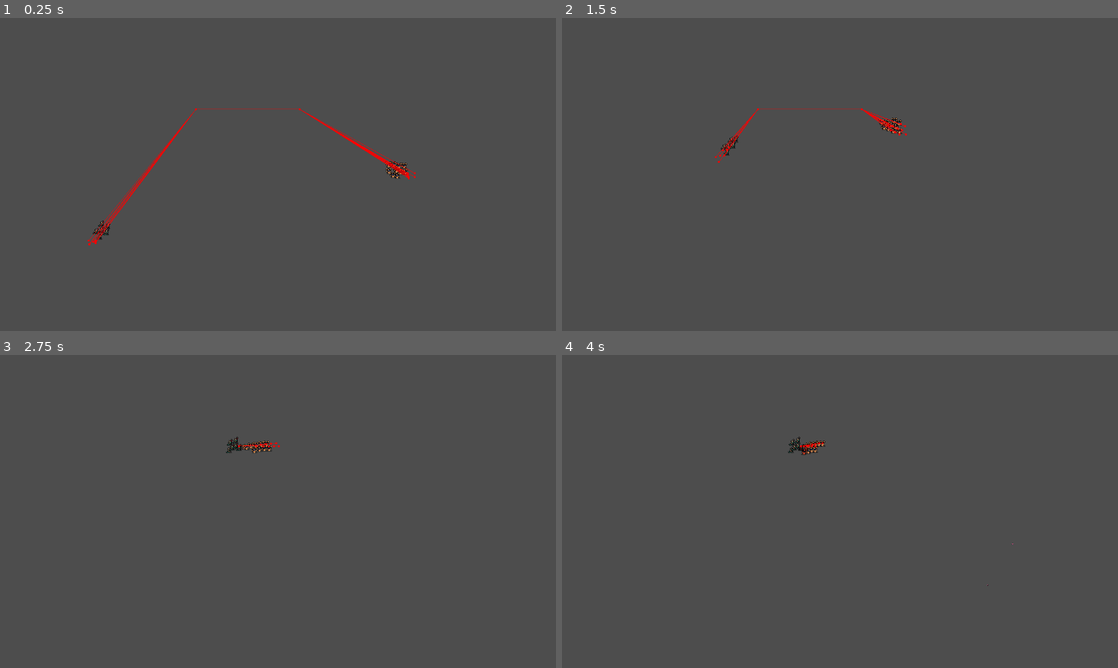
Above: before the commit, frames 1-4 (two rows, left to right).
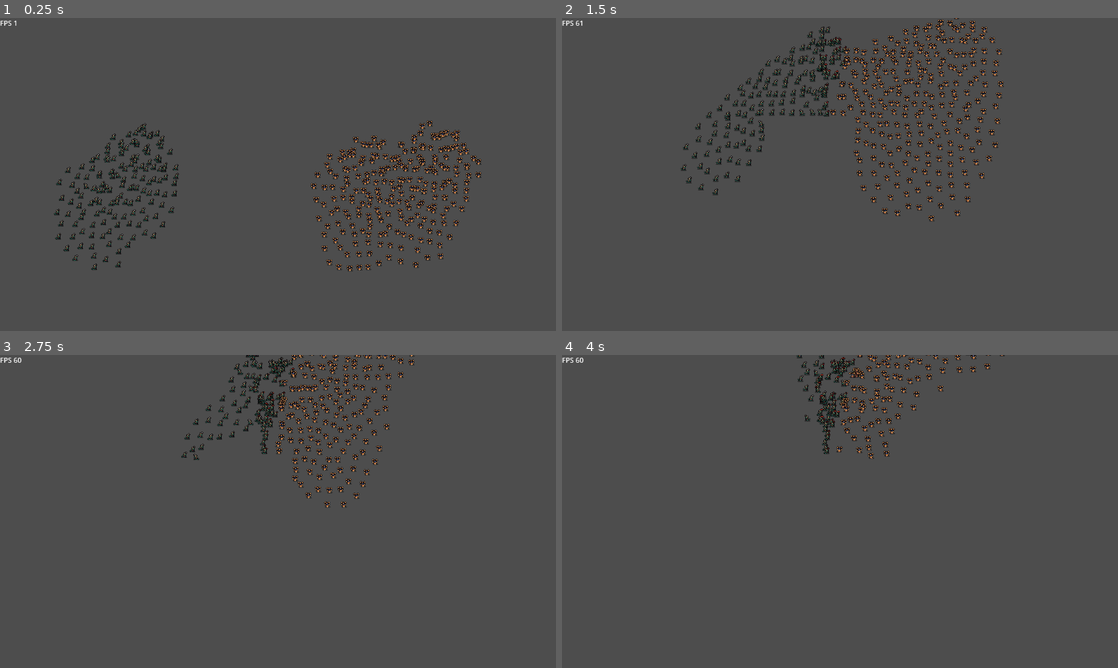
Above: after the commit, the same moments.

Repository: Snayff/nqp3
Game: Godot game, scene res://scenes/stages/combat/stage_combat.tscn
The game is run twice, just before and just after one commit, with the same random seed, the same clock (stepped at 60 frames per second) and the same inputs. Before the commit the project starts from res://scenes/interactions/test_bed.tscn.
Inputs (mouse positions are in pixels of both pictures, inside the frame that each line leads up to):
- Up to frame 1 (0.25 s): no input
- Up to frame 2 (1.5 s): move the mouse to (962, 158) at 0.52 s; click (962, 158) at 0.67 s; move the mouse to (728, 190) at 1.27 s; click (728, 190) at 1.42 s
- Up to frame 3 (2.75 s): move the mouse to (333, 442) at 2.02 s; click (333, 442) at 2.17 s
- Up to frame 4 (4 s): move the mouse to (812, 574) at 2.77 s; click (812, 574) at 2.92 s; move the mouse to (1006, 558) at 3.52 s; click (1006, 558) at 3.67 s

The runs differ from the first frame. In frame 1, 6.0% of the frame differs, in the area x 0-87%, y 0-81%; in frame 2, 6.3%, in the area x 0-80%, y 0-65%; in frame 3, 3.6%; in frame 4, 2.2%.

Commit message:
feature/bigger_combat (#13)
* creates stage concept

* amended file structure

* added unit creation to stage_combat

* fixed orphan timer error

* fixed spawn pos issues, added fps counter

* feature/bigger combat (#12)

* closes #5

* implements some of #6

* Remaining issues:

    Actor behavior needs tweaking
    Actors can't collide with the environment
    Could be further optimized still, perhaps


* Enforce social distancing

* remove unused timer

* Make actors target enemies they bump into

* Clean up branch for merging

---------

Co-authored-by: neropatti <28650266+neropatti@users.noreply.github.com>

Diff:
--- /dev/null
+++ b/hashgrid/hashgrid.gd
@@ -0,0 +1,30 @@
+extends Node
+
+var hash_grid : Dictionary
+var tile_size := Vector2(25,25)
+
+const offsets : Array [Vector2] = [
+	Vector2(-1,1),Vector2(0,1),Vector2(1,1),
+	Vector2(-1,0),Vector2(0,0),Vector2(1,0),
+	Vector2(-1,-1),Vector2(0,-1),Vector2(1,-1)
+]
+
+func _ready():
+	self.process_priority = -4
+
+func _physics_process(delta):
+	hash_grid.clear()
+	for actor in get_tree().get_nodes_in_group("actor"):
+		var tile = (actor.global_position / tile_size).floor()
+		if not hash_grid.has(tile):
+			hash_grid[tile] = []
+		hash_grid[tile].append(actor)
+
+	for tile in hash_grid.keys():
+		var supa_list : Array
+		for offset in offsets:
+			var t_tile = tile + offset
+			if hash_grid.has(t_tile):
+				supa_list.append_array(hash_grid[t_tile])
+		for actor in hash_grid[tile]:
+			actor.neighbours = supa_list
--- a/project.godot
+++ b/project.godot
@@ -11,7 +11,7 @@
 [application]
 
 config/name="Not Quite Paradise"
-run/main_scene="res://scenes/interactions/test_bed.tscn"
+run/main_scene="res://scenes/stages/combat/stage_combat.tscn"
 config/features=PackedStringArray("4.0", "Forward Plus")
 config/icon="res://icon.svg"
 
@@ -23,13 +23,14 @@
 RefData="*res://scripts/globals/ref_data.gd"
 SignalBus="*res://scripts/globals/signal_bus.gd"
 Utility="*res://scripts/globals/utility.gd"
+Hashgrid="*res://hashgrid/hashgrid.gd"
 
 [display]
 
 window/size/viewport_width=1280
 window/size/viewport_height=720
+window/stretch/mode="viewport"
 window/dpi/allow_hidpi=false
-window/stretch/mode="viewport"
 
 [editor]
 
--- a/scenes/components/hit_box.tscn
+++ b/scenes/components/hit_box/hit_box.tscn
@@ -1,6 +1,6 @@
-[gd_scene load_steps=4 format=3 uid="uid://nju7fg7qutd2"]
+[gd_scene load_steps=4 format=3]
 
-[ext_resource type="Script" path="res://scenes/components/hit_box.gd" id="1_aqrkh"]
+[ext_resource type="Script" path="res://scenes/components/hit_box/hit_box.gd" id="1_aqrkh"]
 
 [sub_resource type="ShaderMaterial" id="2"]
 
--- a/scenes/components/hurt_box.tscn
+++ b/scenes/components/hurt_box/hurt_box.tscn
@@ -1,6 +1,6 @@
-[gd_scene load_steps=4 format=3 uid="uid://ysrm6dv3sld4"]
+[gd_scene load_steps=4 format=3]
 
-[ext_resource type="Script" path="res://scenes/components/hurt_box.gd" id="1_c7dra"]
+[ext_resource type="Script" path="res://scenes/components/hurt_box/hurt_box.gd" id="1_c7dra"]
 
 [sub_resource type="ShaderMaterial" id="9"]
 
--- a/scenes/entities/actor.gd
+++ b/scenes/entities/actor/actor.gd
@@ -88,6 +88,8 @@
 		if not is_selectable:
 			is_selected = false
 
+var neighbours : Array
+
 ######### SETUP #############
 
 func _ready() -> void:
@@ -132,11 +134,6 @@
 func _physics_process(delta) -> void:
 
 	if is_in_group("alive"):
-
-		# if we have reached the destination get a new target
-		if _navigation_agent.is_navigation_finished():
-				refresh_target()
-
 		update_state()
 		process_current_state()
 
@@ -147,8 +144,9 @@
 	# if we have target, move towards them, else get new
 	if _target != null:
 		# attack if in range, else move closer
+		_navigation_agent.target_position = _target.global_position
 		var in_attack_range : bool = _navigation_agent.distance_to_target() <= stats.attack_range
-		if in_attack_range and has_ready_attack:
+		if in_attack_range and (has_ready_attack or true):
 			_navigation_agent.target_position = global_position
 			if _state != Constants.ActorState.ATTACKING:
 				change_state(Constants.ActorState.ATTACKING)
@@ -208,14 +206,34 @@
 	# get next destination
 	var target_pos : Vector2 = _navigation_agent.get_next_path_position()
 
+	var social_distancing_force : Vector2
+
+	var social_loop_limit : int = 7
+	var distance_to_target : float = _target.global_position.distance_to(self.global_position)
+
+	for i in mini(neighbours.size(), social_loop_limit):
+		var neighbour = neighbours[i]
+		var p1 : Vector2 = self.global_position
+		var p2 : Vector2 = neighbour.global_position
+		var distance : float = p1.distance_to(p2)
+		if distance < distance_to_target and _ai.is_enemy(neighbour):
+			_target = neighbour
+			distance_to_target = distance
+		var p3 : Vector2 = p1.direction_to(p2) * maxf((100 - distance * 2), 0)
+		social_distancing_force -= p3
+
+	if neighbours.size() > social_loop_limit:
+		# Approximate the remaining social distancing force that we didn't
+		# bother calculating
+		social_distancing_force *= neighbours.size() / float(social_loop_limit)
+
 	# determine route
 	var direction : Vector2 = global_position.direction_to(target_pos)
 	var desired_velocity : Vector2 = direction * stats.move_speed
 	var steering : Vector2 = (desired_velocity - velocity)
 
 	# update velocity
-	velocity += steering
-	_navigation_agent.set_velocity(velocity)
+	velocity += steering + social_distancing_force
 
 	move_and_slide()
 
--- a/scenes/entities/actor.tscn
+++ b/scenes/entities/actor/actor.tscn
@@ -1,7 +1,7 @@
-[gd_scene load_steps=5 format=3 uid="uid://bhf8qxmlttjpg"]
+[gd_scene load_steps=5 format=3 uid="uid://cq56hcu2wn2y7"]
 
-[ext_resource type="Script" path="res://scenes/entities/actor.gd" id="1_de4j8"]
-[ext_resource type="PackedScene" uid="uid://ysrm6dv3sld4" path="res://scenes/components/hurt_box.tscn" id="2_eofpl"]
+[ext_resource type="Script" path="res://scenes/entities/actor/actor.gd" id="1_de4j8"]
+[ext_resource type="PackedScene" path="res://scenes/components/hurt_box/hurt_box.tscn" id="2_eofpl"]
 
 [sub_resource type="CapsuleShape2D" id="CapsuleShape2D_pdl0k"]
 radius = 4.0
@@ -9,7 +9,7 @@
 
 [sub_resource type="SpriteFrames" id="SpriteFrames_rlvhe"]
 
-[node name="Actor" type="CharacterBody2D"]
+[node name="Actor" type="CharacterBody2D" groups=["actor"]]
 position = Vector2(1, -3)
 collision_layer = 2
 collision_mask = 3
@@ -23,16 +23,15 @@
 [node name="CollisionShape2D" type="CollisionShape2D" parent="."]
 position = Vector2(0, 2)
 shape = SubResource("CapsuleShape2D_pdl0k")
+disabled = true
 
 [node name="NavigationAgent2D" type="NavigationAgent2D" parent="."]
 path_desired_distance = 8.0
 target_desired_distance = 8.0
 path_max_distance = 16.0
-avoidance_enabled = true
 neighbor_distance = 8.0
 max_neighbors = 50
 max_speed = 8.0
-debug_enabled = true
 
 [node name="AnimatedSprite2D" type="AnimatedSprite2D" parent="."]
 sprite_frames = SubResource("SpriteFrames_rlvhe")
@@ -42,6 +41,7 @@
 scale = Vector2(-0.194719, 0.263765)
 collision_layer = 0
 collision_mask = 4
+monitoring = false
 
 [connection signal="animation_finished" from="AnimatedSprite2D" to="." method="process_animation_completion"]
 [connection signal="animation_looped" from="AnimatedSprite2D" to="." method="process_animation_completion"]
--- a/scenes/entities/fireball.gd
+++ /dev/null
@@ -1,16 +0,0 @@
-extends Projectile2
-
-@onready var explosion_particles := $ExplosionParticles
-
-
-func _on_impact(_body: Node) -> void:
-	hitbox.set_disabled(false)
-	get_tree().create_timer(.1).connect("timeout", _disable_hitbox)
-	speed = 0.0
-	explosion_particles.emitting = true
-	sprite.visible = false
-	timer.start(0.6)
-
-
-func _disable_hitbox():
-	hitbox.set_disabled(true)
--- a/scenes/entities/non_colliding_projectile.tscn
+++ b/scenes/entities/non_colliding_projectile/non_colliding_projectile.tscn
@@ -1,8 +1,8 @@
-[gd_scene load_steps=6 format=3 uid="uid://dxx1ustujdx0m"]
+[gd_scene load_steps=6 format=3]
 
-[ext_resource type="Script" path="res://scenes/entities/non_colliding_projectile.gd" id="1_5dxft"]
+[ext_resource type="Script" path="res://scenes/entities/non_colliding_projectile/non_colliding_projectile.gd" id="1_5dxft"]
 [ext_resource type="Texture2D" uid="uid://dg554oxl15fs8" path="res://sprites/projectiles/chaos.png" id="2_174ax"]
-[ext_resource type="PackedScene" uid="uid://nju7fg7qutd2" path="res://scenes/components/hit_box.tscn" id="3_xgud1"]
+[ext_resource type="PackedScene" path="res://scenes/components/hit_box/hit_box.tscn" id="3_xgud1"]
 
 [sub_resource type="ShaderMaterial" id="3"]
 
--- a/scenes/entities/unit.gd
+++ /dev/null
@@ -1,32 +0,0 @@
-class_name Unit extends Node2D
-## A collection of [annotation combatant]s.
-##
-## Used to create and manage groups of Units.
-
-# defintions
-@export var team: String
-@export var unit_name: String
-
-# functional
-@onready var target_timer := $TargetRefresh
-var base_target_timer_duration := 0.3
-
-var _actors : Array[Actor] = []
-
-# Called when the node enters the scene tree for the first time.
-func _ready():
-	# init timer
-	target_timer.wait_time = base_target_timer_duration
-
-	# create units entities
-	var unit_data = RefData.unit_data[unit_name]
-	for i in unit_data["num_units"]:
-		_actors.append(Factory.create_actor(self, unit_name, team))
-
-## refresh targets and restart timer
-func _on_timer_target_refresh_timeout() -> void:
-	for actor in _actors:
-		actor.refresh_target()
-
-	# restart timer with random offset, so all target refreshes dont happen at once
-	target_timer.start(base_target_timer_duration +  randf_range(-0.1, 0.1))
--- a/scenes/entities/unit.tscn
+++ /dev/null
@@ -1,11 +0,0 @@
-[gd_scene load_steps=2 format=3 uid="uid://dwpdgpkx1pao1"]
-
-[ext_resource type="Script" path="res://scenes/entities/unit.gd" id="1_054a8"]
-
-[node name="Unit" type="Node2D"]
-script = ExtResource("1_054a8")
-
-[node name="TargetRefresh" type="Timer" parent="."]
-autostart = true
-
-[connection signal="timeout" from="TargetRefresh" to="." method="_on_timer_target_refresh_timeout"]
--- /dev/null
+++ b/scenes/entities/unit/unit.gd
@@ -0,0 +1,18 @@
+class_name Unit extends Node2D
+## A collection of [annotation combatant]s.
+##
+## Used to create and manage groups of Units.
+
+# defintions
+@export var team: String
+@export var unit_name: String
+
+# functional
+
+var _actors : Array[Actor] = []
+
+## spawn actors onto the combat map
+func spawn_actors():
+	var unit_data = RefData.unit_data[unit_name]
+	for i in unit_data["num_units"]:
+		_actors.append(Factory.create_actor(self, unit_name, team))
--- /dev/null
+++ b/scenes/entities/unit/unit.tscn
@@ -0,0 +1,6 @@
+[gd_scene load_steps=2 format=3 uid="uid://c07u6gw5ur4l"]
+
+[ext_resource type="Script" path="res://scenes/entities/unit/unit.gd" id="1_054a8"]
+
+[node name="Unit" type="Node2D"]
+script = ExtResource("1_054a8")
--- a/scenes/interactions/test_bed.tscn
+++ /dev/null
@@ -1,23 +0,0 @@
-[gd_scene load_steps=3 format=3 uid="uid://betah64gift5a"]
-
-[ext_resource type="PackedScene" uid="uid://dwpdgpkx1pao1" path="res://scenes/entities/unit.tscn" id="1_um7j3"]
-
-[sub_resource type="NavigationPolygon" id="NavigationPolygon_qkf04"]
-vertices = PackedVector2Array(1, 21, -2, -3, 1151, -1, 690, 210, 451, 210, 1144, 650, 680, 648, 0, 646, 451, 647)
-polygons = Array[PackedInt32Array]([PackedInt32Array(0, 1, 2, 3, 4), PackedInt32Array(5, 6, 3, 2), PackedInt32Array(7, 0, 4, 8)])
-outlines = Array[PackedVector2Array]([PackedVector2Array(1, 21, 0, 646, 451, 647, 451, 210, 690, 210, 680, 648, 1144, 650, 1151, -1, -2, -3)])
-
-[node name="TestBed" type="Node2D"]
-
-[node name="NavigationRegion2D" type="NavigationRegion2D" parent="."]
-navigation_polygon = SubResource("NavigationPolygon_qkf04")
-
-[node name="UnitCollective" parent="." instance=ExtResource("1_um7j3")]
-position = Vector2(946, 362)
-team = "enemy"
-unit_name = "copper_golem"
-
-[node name="UnitCollective2" parent="." instance=ExtResource("1_um7j3")]
-position = Vector2(211, 515)
-team = "ally"
-unit_name = "conjurer"
--- /dev/null
+++ b/scenes/stages/base_stage.gd
@@ -0,0 +1,2 @@
+class_name BaseStage extends Node
+## ABC for Stages
--- /dev/null
+++ b/scenes/stages/combat/FPSCounter.gd
@@ -0,0 +1,4 @@
+extends Label
+
+func _process(delta: float) -> void:
+	set_text("FPS " + str(Engine.get_frames_per_second()))
--- /dev/null
+++ b/scenes/stages/combat/stage_combat.gd
@@ -0,0 +1,86 @@
+class_name StageCombat extends BaseStage
+## Stage where the combat takes place. Handles creation of the map, units etc.
+
+@onready var _ally_spawner_col_shape : CollisionShape2D = $AllySpawner/CollisionShape2D
+@onready var _enemy_spawner_col_shape : CollisionShape2D = $EnemySpawner/CollisionShape2D
+
+var _units : Dictionary = {"ally":[], "enemy": []}  ## Dict[String, Array[Unit]]
+
+func _ready() -> void:
+	_get_units_from_troupe()
+	_place_units()
+	_spawn_actors()
+
+
+## load units from the troupes involved in the combat
+func _get_units_from_troupe() -> void:
+	# FIXME: when troupes exist update to use troupe. placeholder code for now.
+
+	for key in _units.keys():
+		var num_unit_per_team = 25
+		var unit_name: String
+		if key == "ally":
+			unit_name = "conjurer"
+		else:
+			unit_name = "copper_golem"
+
+		for i in range(num_unit_per_team):
+			var unit = Factory.create_unit(self, unit_name, key)
+			_units[key].append(unit)
+
+
+## place units on the map in their spawners
+func _place_units() -> void:
+	for unit in _get_all_units():
+		assert(unit is Unit)
+
+		var spawner : CollisionShape2D
+		if unit.team == "ally":
+			spawner = _ally_spawner_col_shape
+		else:
+			spawner = _enemy_spawner_col_shape
+
+		# get area info
+		var spawner_rect : Rect2 = spawner.shape.get_rect()
+		var spawner_width : float = spawner_rect.size.x
+		var width_margin : float = spawner_width * 0.1
+		var spawner_height : float = spawner_rect.size.y
+		var height_margin : float = spawner_height * 0.1
+
+		# offset by pos relative to parent to get origin
+		var spawner_x : float = spawner.global_position.x - abs(spawner_rect.position.x)
+		var spawner_y : float = spawner.global_position.y  - abs(spawner_rect.position.y)
+
+		# get an offset amount that is within an inner margin of the edges
+		var x_offset = randi_range(width_margin, spawner_width - width_margin)
+		var y_offset = randi_range(height_margin, spawner_height - height_margin)
+
+		# determine min, max and placement
+		var x_pos = spawner_x + x_offset
+		var x_min = spawner_x + width_margin
+		var x_max = spawner_x + (spawner_width - width_margin)
+		var y_pos = spawner_y + y_offset
+		var y_min = spawner_y + height_margin
+		var y_max = spawner_y + (spawner_height - height_margin)
+
+		# set pos
+		unit.global_position.x = clamp(x_pos, x_min, x_max)
+		unit.global_position.y = clamp(y_pos, y_min, y_max)
+
+
+## spawn all actors for all units
+func _spawn_actors() -> void:
+	for unit in _get_all_units():
+		unit.spawn_actors()
+
+## returns all units as a single array
+##
+## Array[Unit]
+func _get_all_units() -> Array:  # N.B. adding type hint to the array errors
+	var all_units = []
+
+	for team in _units:
+		for unit in _units[team]:
+			all_units.append(unit)
+
+	return all_units
--- /dev/null
+++ b/scenes/stages/combat/stage_combat.tscn
@@ -0,0 +1,42 @@
+[gd_scene load_steps=6 format=3 uid="uid://01qjv0fopxx0"]
+
+[ext_resource type="Script" path="res://scenes/stages/combat/stage_combat.gd" id="1_b58k1"]
+[ext_resource type="Script" path="res://scenes/stages/combat/FPSCounter.gd" id="2_qukio"]
+
+[sub_resource type="NavigationPolygon" id="NavigationPolygon_qkf04"]
+vertices = PackedVector2Array(1, 21, -2, -3, 1151, -1, 690, 210, 451, 210, 1144, 650, 680, 648, 0, 646, 451, 647)
+polygons = Array[PackedInt32Array]([PackedInt32Array(0, 1, 2, 3, 4), PackedInt32Array(5, 6, 3, 2), PackedInt32Array(7, 0, 4, 8)])
+outlines = Array[PackedVector2Array]([PackedVector2Array(1, 21, 0, 646, 451, 647, 451, 210, 690, 210, 680, 648, 1144, 650, 1151, -1, -2, -3)])
+
+[sub_resource type="RectangleShape2D" id="RectangleShape2D_vjhue"]
+size = Vector2(267, 272)
+
+[sub_resource type="RectangleShape2D" id="RectangleShape2D_30vk6"]
+size = Vector2(394, 292)
+
+[node name="StageCombat" type="Node2D"]
+script = ExtResource("1_b58k1")
+
+[node name="NavigationRegion2D" type="NavigationRegion2D" parent="."]
+navigation_polygon = SubResource("NavigationPolygon_qkf04")
+
+[node name="AllySpawner" type="Area2D" parent="."]
+position = Vector2(220, 465)
+
+[node name="CollisionShape2D" type="CollisionShape2D" parent="AllySpawner"]
+position = Vector2(7, 5)
+shape = SubResource("RectangleShape2D_vjhue")
+debug_color = Color(0.192157, 0.627451, 0.411765, 0.419608)
+
+[node name="EnemySpawner" type="Area2D" parent="."]
+position = Vector2(913, 468)
+
+[node name="CollisionShape2D" type="CollisionShape2D" parent="EnemySpawner"]
+position = Vector2(0, 1)
+shape = SubResource("RectangleShape2D_30vk6")
+debug_color = Color(0.835294, 0.372549, 0.313726, 0.419608)
+
+[node name="FPSCounter" type="Label" parent="."]
+offset_right = 40.0
+offset_bottom = 23.0
+script = ExtResource("2_qukio")
--- a/scripts/actions/base_action.gd
+++ b/scripts/actions/base_action.gd
@@ -57,6 +57,7 @@
 	uid = Utility.generate_id()
 
 	_cooldown_timer = Timer.new()
+	_creator.add_child(_cooldown_timer)
 	_cooldown_timer.set_one_shot(true)
 
 	_configure()
--- a/scripts/components/ai/base_ai.gd
+++ b/scripts/components/ai/base_ai.gd
@@ -6,6 +6,14 @@
 	owner = get_parent()
 	assert(owner is Actor)
 
+func is_enemy(target : Actor) -> bool:
+	if owner.is_in_group("ally"):
+		if target.is_in_group("enemy"):
+			return true
+	if owner.is_in_group("enemy"):
+		if target.is_in_group("ally"):
+			return true
+	return false
 
 ## get a new target on the opposing team.
 ## Can return null
--- a/scripts/globals/combat.gd
+++ b/scripts/globals/combat.gd
@@ -30,7 +30,7 @@
 	else:
 		team2 = "enemy"
 
-	print(attacker.name + "(" + team  + ") dealt " + str(damage) + " to " + defender.name + "(" + team2 + ").")
+#	print(attacker.name + "(" + team  + ") dealt " + str(damage) + " to " + defender.name + "(" + team2 + ").")
 
 
 ## work out damage of an attack on a defender
--- a/scripts/globals/factory.gd
+++ b/scripts/globals/factory.gd
@@ -1,12 +1,26 @@
 extends Node
 ## A factory for object creation.
 
-const _Actor : PackedScene = preload("res://scenes/entities/actor.tscn")
-const _Projectile: PackedScene = preload("res://scenes/entities/non_colliding_projectile.tscn")
+const _Actor : PackedScene = preload("res://scenes/entities/actor/actor.tscn")
+const _Projectile: PackedScene = preload("res://scenes/entities/non_colliding_projectile/non_colliding_projectile.tscn")
+const _Unit : PackedScene = preload("res://scenes/entities/unit/unit.tscn")
+
+
+########### UNIT ###############
+
+## create unit, pulling base data from RefData
+func create_unit(creator, unit_name: String, team_name: String) -> Unit:
+	var unit = _Unit.instantiate()
+	creator.add_child(unit)
+
+	unit.unit_name = unit_name
+	unit.team = team_name
+
+	return unit
 
 ############ ACTOR ##############
 
-## create actor pulling base data from RefData
+## create actor, pulling base data from RefData
 func create_actor(creator: Unit, name_: String, team: String) -> Actor:
 
 	var instance = _Actor.instantiate()
--- a/scripts/globals/utility.gd
+++ b/scripts/globals/utility.gd
@@ -1,7 +1,7 @@
 extends Node
 ## Misc. utility functions.
 
-const _HitBox : PackedScene = preload("res://scenes/components/hit_box.tscn")
+const _HitBox : PackedScene = preload("res://scenes/components/hit_box/hit_box.tscn")
 
 var _last_id : int = 0
 
Renamed: scenes/components/hit_box.gd -> scenes/components/hit_box/hit_box.gd
Renamed: scenes/components/hurt_box.gd -> scenes/components/hurt_box/hurt_box.gd
Renamed: scenes/entities/non_colliding_projectile.gd -> scenes/entities/non_colliding_projectile/non_colliding_projectile.gd
